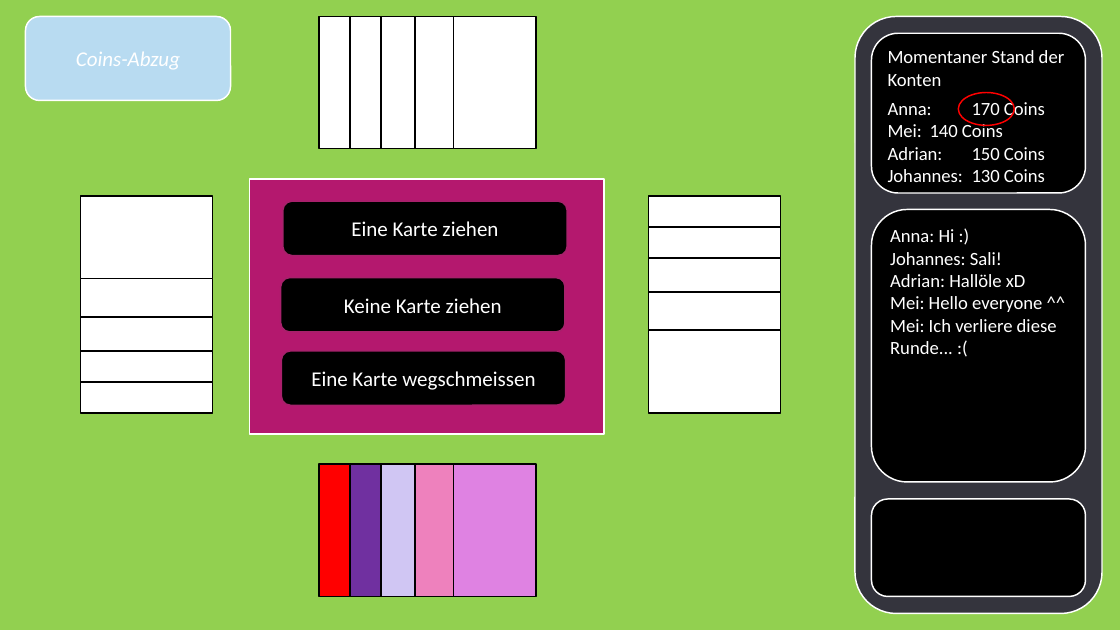
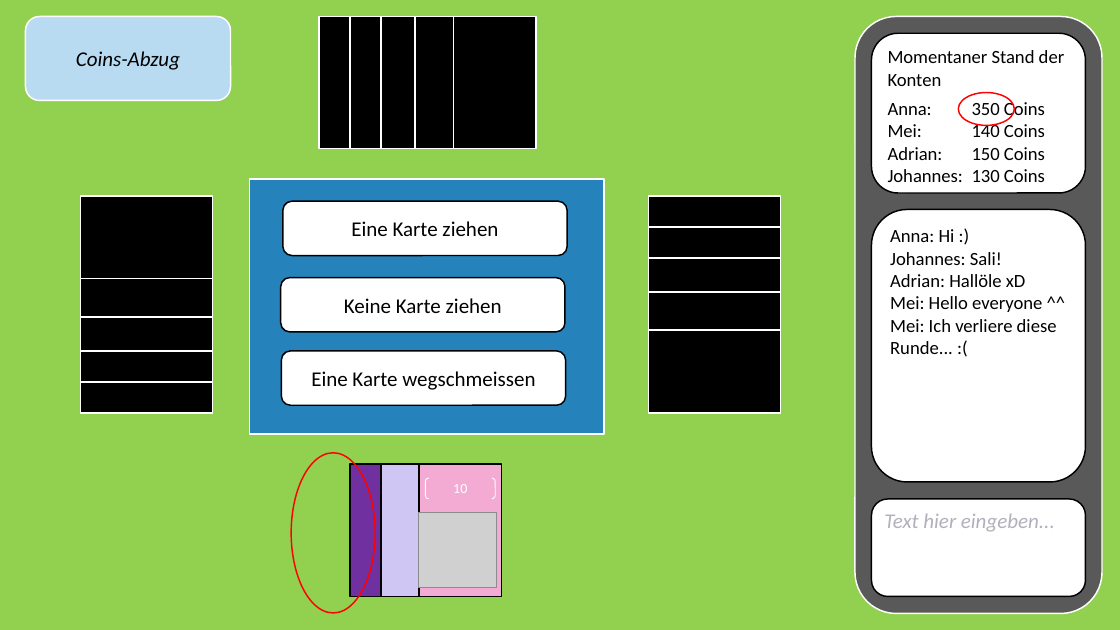
Before and after one commit to jnussbaum/TheBachelorsChaseGame, a slide deck: slide 21 of documents/Meilensteine/Meilenstein I/Meilenstein_1_Präsentation.pptx. Drawn at 1120x630 pixels with LibreOffice and Linux fonts; fonts in the diff are those of the drawing; grey boxes stand for pictures; background and template pictures are left out. Boxes give left, top, right and bottom in pixels: in the first picture for what was removed or moved away, otherwise in the second. Text is boxed around its words. In the diff, an @@ line names an element or a change of style, - is before the commit and + after.

```diff
--- a/documents/Meilensteine/Meilenstein I/Meilenstein_1_Präsentation.pptx
+++ b/documents/Meilensteine/Meilenstein I/Meilenstein_1_Präsentation.pptx
@@ rounded rectangle "Coins-Abzug" at (x1=25, y1=17, x2=230, y2=101): text colour #FFFFFF to #000000 @@
@@ rounded rectangle at (x1=855, y1=17, x2=1102, y2=614): fill #34343D to #595959 @@
@@ rounded rectangle "Momentaner Stand der Konten" at (x1=871, y1=34, x2=1086, y2=193): fill #000000 to #FFFFFF; outline #FFFFFF 1.25 pt to #000000 1.25 pt @@
@@ text in rounded rectangle at (x1=888, y1=50, x2=1065, y2=182): text colour #FFFFFF to #000000 in "Momentaner Stand der Konten", "Mei: 140 Coins", "Adrian: 150 Coins", "Johannes: 130 Coins" @@
@@ text in rounded rectangle at (x1=888, y1=100, x2=1045, y2=121): text changed; text colour #FFFFFF to #000000 @@
-Anna: 170 Coins
+Anna: 350 Coins
@@ rectangle at (x1=250, y1=179, x2=604, y2=434): fill #B4186E to #2582BB @@
@@ rounded rectangle "Anna: Hi :)" at (x1=871, y1=209, x2=1086, y2=481): text colour #FFFFFF to #000000; fill #000000 to #FFFFFF; outline #FFFFFF 1.25 pt to #000000 1.25 pt @@
@@ text colour #FFFFFF to #000000; fill #000000 to #FFFFFF; outline #A8216B 1.25 pt to #000000 1.25 pt in 3 elements at (x1=281, y1=351, x2=565, y2=406), (x1=283, y1=202, x2=567, y2=256), (x1=281, y1=277, x2=565, y2=332) @@
@@ fill #FFFFFF to #000000; outline #000000 1.25 pt to #FFFFFF 1.25 pt in 15 elements at (x1=319, y1=17, x2=402, y2=149), (x1=350, y1=17, x2=433, y2=149), (x1=381, y1=17, x2=464, y2=149), (x1=415, y1=17, x2=497, y2=149), (x1=454, y1=17, x2=536, y2=149), (x1=80, y1=331, x2=212, y2=413), (x1=80, y1=300, x2=212, y2=382), (x1=80, y1=268, x2=212, y2=351), (x1=80, y1=234, x2=212, y2=316), (x1=80, y1=196, x2=212, y2=279), (x1=648, y1=196, x2=780, y2=279), (x1=648, y1=227, x2=780, y2=310), (x1=648, y1=258, x2=780, y2=341), (x1=648, y1=292, x2=780, y2=374), (x1=648, y1=331, x2=780, y2=413) @@
@@ ellipse added at (x1=292, y1=453, x2=376, y2=613), outline #FF0000 1.25 pt @@
@@ rectangle removed at (x1=319, y1=465, x2=402, y2=597) @@
@@ rectangle moved from (x1=415, y1=465, x2=497, y2=597) to (x1=419, y1=465, x2=502, y2=597) @@
@@ rectangle at (x1=419, y1=465, x2=502, y2=597): fill #EE81BD to #F4ABD3 @@
@@ bracket pair added at (x1=425, y1=478, x2=495, y2=499), outline #FFFFFF 0.75 pt, 12 pt, text #FFFFFF @@
+10
@@ rectangle removed at (x1=454, y1=465, x2=536, y2=597) @@
@@ rounded rectangle "Text hier eingeben..." at (x1=871, y1=499, x2=1086, y2=597): text colour #000000 to #B1B1BD; fill #000000 to #FFFFFF; outline #FFFFFF 1.25 pt to #000000 1.25 pt @@
@@ picture added at (x1=419, y1=513, x2=497, y2=587) @@
```
Also in this commit, not shown: 16 other slides changed, 6 other files.
